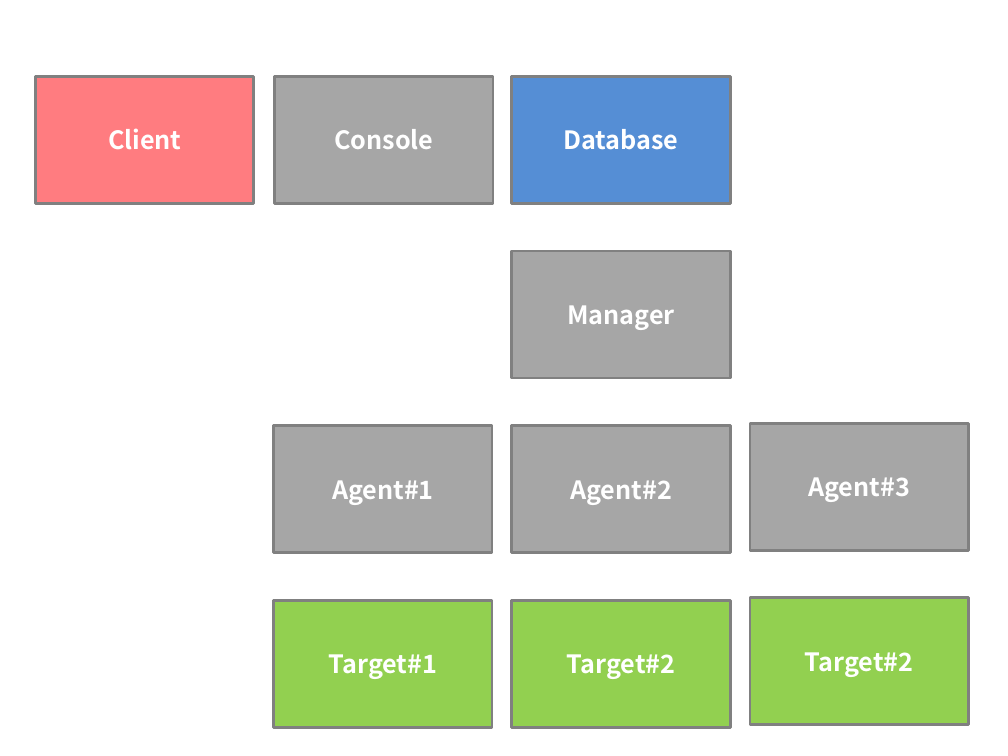
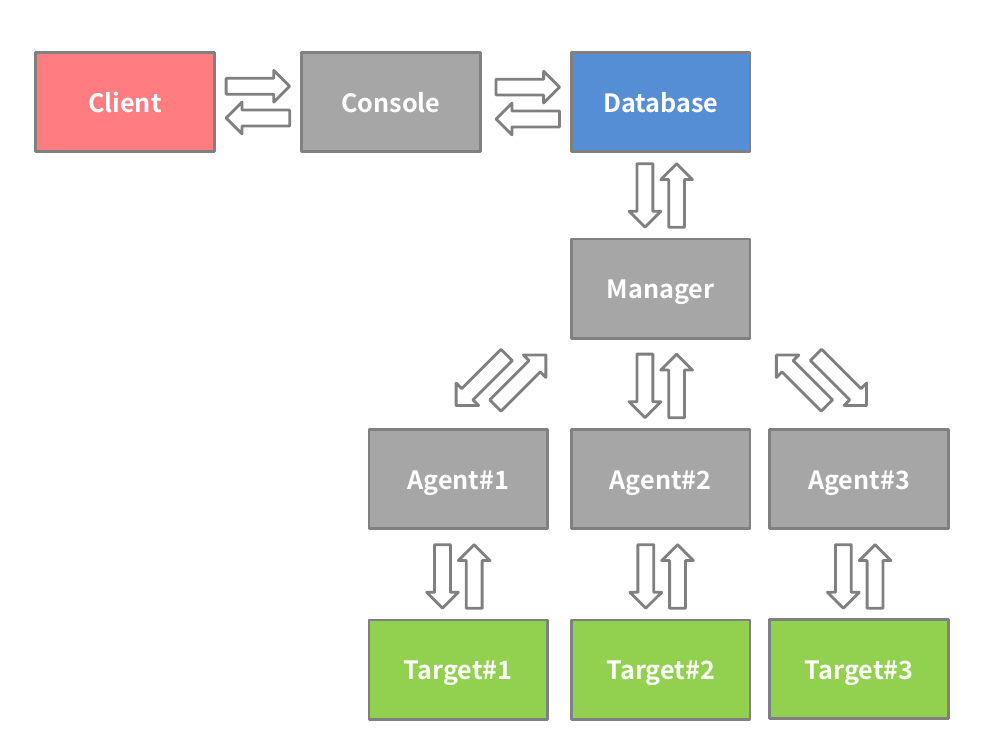
Before and after one commit to coder013/serverMonitoring, a slide deck: slide 1 of doc/Architecture.pptx. Drawn at 1008x756 pixels with LibreOffice and Linux fonts; fonts in the diff are those of the drawing. Boxes give left, top, right and bottom in pixels: in the first picture for what was removed or moved away, otherwise in the second. Text is boxed around its words. In the diff, an @@ line names an element or a change of style, - is before the commit and + after.

Commit message:
아키텍처 정의서 수정

```diff
--- a/doc/Architecture.pptx
+++ b/doc/Architecture.pptx
@@ rectangle "Client": place and size @@
-rectangle "Client" at (35,77,254,204)
+rectangle "Client" at (35,52,214,151)
@@ rectangle "Console": place and size @@
-rectangle "Console" at (275,77,494,204)
+rectangle "Console" at (301,52,480,151)
@@ rectangle "Database": place and size @@
-rectangle "Database" at (512,77,731,204)
+rectangle "Database" at (572,52,750,151)
@@ right arrow added at (226,71,289,102), fill #FFFFFF, outline #808080 2 pt @@
@@ right arrow added at (496,72,559,103), fill #FFFFFF, outline #808080 2 pt @@
@@ right arrow added at (226,102,289,133), fill #FFFFFF, outline #808080 2 pt @@
@@ right arrow added at (496,103,559,134), fill #FFFFFF, outline #808080 2 pt @@
@@ right arrow added at (629,163,660,227), fill #FFFFFF, outline #808080 2 pt @@
@@ right arrow added at (661,163,692,227), fill #FFFFFF, outline #808080 2 pt @@
@@ rectangle "Manager": place and size @@
-rectangle "Manager" at (512,251,731,378)
+rectangle "Manager" at (572,239,750,338)
@@ right arrow added at (445,344,518,417), fill #FFFFFF, outline #808080 2 pt @@
@@ right arrow added at (484,344,557,417), fill #FFFFFF, outline #808080 2 pt @@
@@ right arrow added at (629,354,660,417), fill #FFFFFF, outline #808080 2 pt @@
@@ right arrow added at (661,354,692,417), fill #FFFFFF, outline #808080 2 pt @@
@@ right arrow added at (766,344,838,417), fill #FFFFFF, outline #808080 2 pt @@
@@ right arrow added at (805,344,878,417), fill #FFFFFF, outline #808080 2 pt @@
@@ rectangle "Agent#1": place and size @@
-rectangle "Agent#1" at (274,425,493,552)
+rectangle "Agent#1" at (369,429,547,528)
@@ rectangle "Agent#2": place and size @@
-rectangle "Agent#2" at (512,425,731,552)
+rectangle "Agent#2" at (572,429,750,528)
@@ rectangle "Agent#3": place and size @@
-rectangle "Agent#3" at (750,423,969,550)
+rectangle "Agent#3" at (770,429,949,528)
@@ right arrow added at (426,544,458,608), fill #FFFFFF, outline #808080 2 pt @@
@@ right arrow added at (459,544,490,608), fill #FFFFFF, outline #808080 2 pt @@
@@ right arrow added at (630,544,661,608), fill #FFFFFF, outline #808080 2 pt @@
@@ right arrow added at (662,544,694,608), fill #FFFFFF, outline #808080 2 pt @@
@@ right arrow added at (828,544,859,608), fill #FFFFFF, outline #808080 2 pt @@
@@ right arrow added at (860,544,891,608), fill #FFFFFF, outline #808080 2 pt @@
@@ rectangle "Target#1": place and size @@
-rectangle "Target#1" at (274,600,493,727)
+rectangle "Target#1" at (369,620,547,719)
@@ rectangle "Target#2": place and size @@
-rectangle "Target#2" at (512,600,731,727)
+rectangle "Target#2" at (572,620,750,719)
@@ rectangle "Target#3": place and size @@
-rectangle "Target#3" at (750,598,969,725)
+rectangle "Target#3" at (770,620,949,719)
@@ text in rectangle at (805,660,914,685): text changed @@
-Target#2
+Target#3
```
